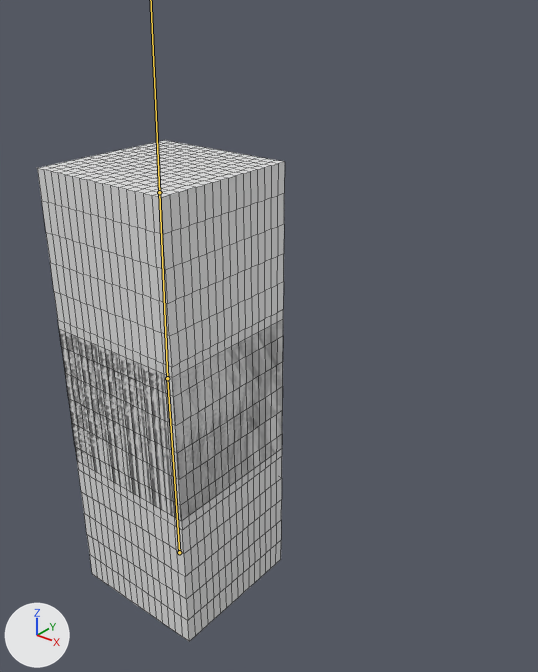
The FBX model cubeWithBone.fbx: old version first, new version second.
Before and after are seen from a 50 mm camera at (5.88, -7.83, 4.0) aimed at (-0.27, -0.14, -0.77). Arrows for +X, +Y and +Z are at lower left; the lights stay in place. The bones that bend it are drawn over the model as lines. Mesh edges are drawn as thin lines.
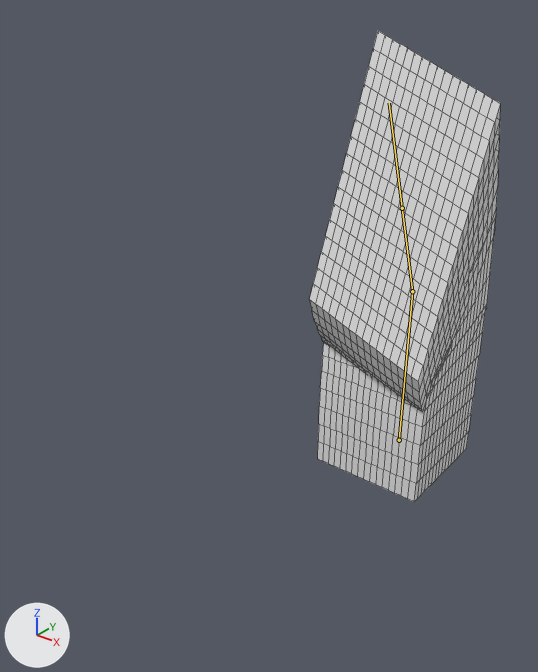
The newer file adds an action. The first version stands in its rest pose; the second is drawn at frame 1 of the action 'Armature|ArmatureAction.001'.

The change, as a list of edits to the scene's bpy script:
```text
Change bone_rig_object:
    where bone_rig_object = bpy.data.objects['Armature']  # the whole rig 'Armature'
    bone_rig_object.location: (-0.53, -1.95, -0.98) -> (0.53, 1.95, -0.98)
    bone_rig_object.rotation_euler: (0.0, 0.0, -3.142) -> (0.0, 0.0, 0.0)  # degrees (0, 0, -180) -> degrees (0, 0, 0)
Change bone_bone:
    where bone_bone = bpy.data.objects['Armature'].pose.bones['Bone']
    bone_bone.location: (0.0, 0.0, 0.0) -> (0.0, 0.0, -0.769)
Change bone_bone_001:
    where bone_bone_001 = bpy.data.objects['Armature'].pose.bones['Bone.001']  # child of 'Bone'
    bone_bone_001.rotation_quaternion: (1.0, 0.0, 0.0, 0.0) -> (0.904, 0.087, -0.042, 0.416)  # degrees (0, 0, 0) -> degrees (7, -8, 49)
```

Changed parts and their boxes (x1, y1, x2, y2) in the pictures (538 x 672 px):
'Cube', posed (23% narrower): before (37, 140, 285, 641); after (309, 31, 500, 502)
bone 'Bone', root to tip: before (179, 552) to (167, 378); after (399, 440) to (412, 291)
bone 'Bone.001', root to tip: before (167, 378) to (159, 192); after (412, 291) to (402, 208)
